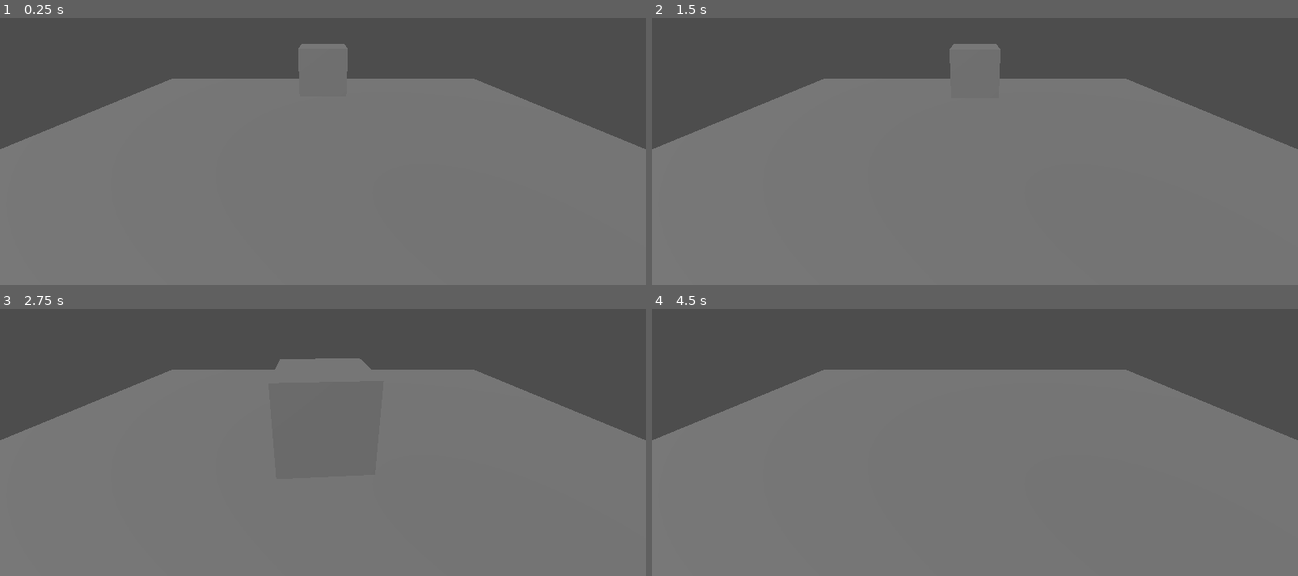
Above: before the commit, frames 1-4 (two rows, left to right).
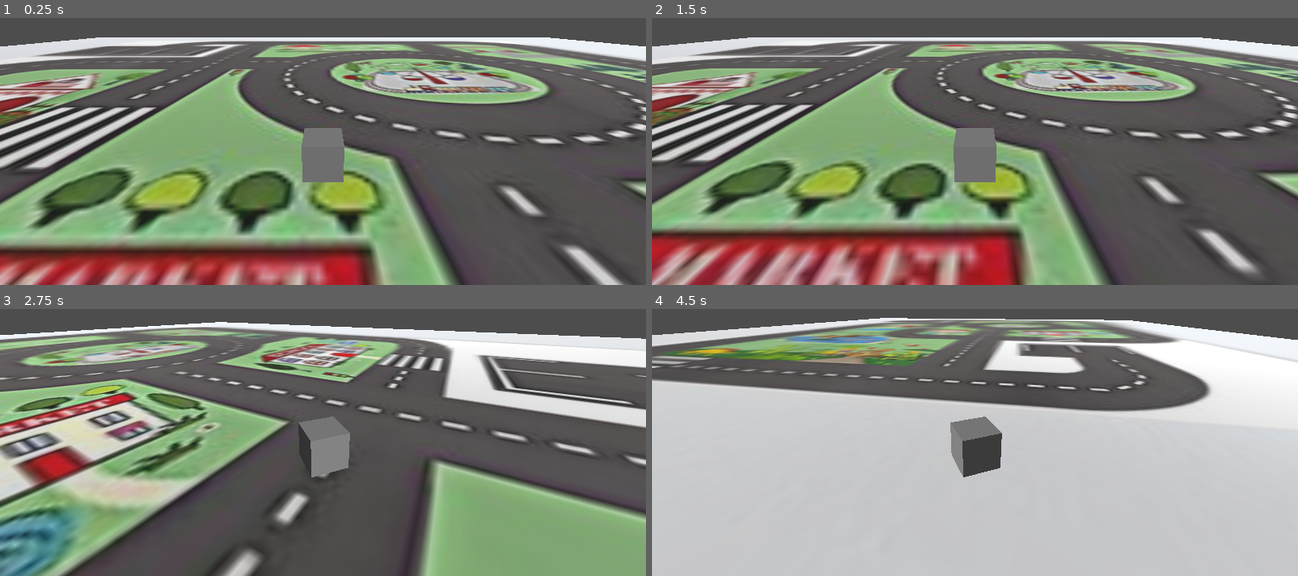
Above: after the commit, the same moments.

Repository: NatsuPotato/Car-Simulator-Godot
Game: Godot game, scene res://test_scene.tscn
The game is run twice, just before and just after one commit, with the same random seed, the same clock (stepped at 60 frames per second) and the same inputs.
Inputs:
- Up to frame 1 (0.25 s): no input
- Up to frame 2 (1.5 s): tap Enter (ui_accept) at 0.5, 0.77, 1.25 s; hold Right (ui_right) 0.53-1.28 s; hold Down (ui_down) from 1.28 s (still down)
- Up to frame 3 (2.75 s): tap Enter (ui_accept) at 1.52 s; release Down (ui_down) at 2.03 s; hold Right (ui_right) from 2.03 s (still down)
- Up to frame 4 (4.5 s): release Right (ui_right) at 2.78 s; hold Up (ui_up) 2.78-3.53 s; tap Enter (ui_accept) at 3.02, 3.77 s; hold Left (ui_left) from 3.53 s (still down)

The runs differ from the first frame. In frame 1, 80% of the frame differs, in the area x 0-100%, y 7-100%; in frame 2, 80%; in frame 3, 82%; in frame 4, 87%, in the area x 0-100%, y 3-100%.

Commit message:
Add CameraMount, update Car

Diff:
--- /dev/null
+++ b/camera_mount.gd
@@ -0,0 +1,19 @@
+extends Node3D
+
+const FOLLOW_SPEED = 2
+
+var target
+
+func _ready() -> void:
+	target = get_node(get_meta("target"))
+
+func _process(delta: float) -> void:
+
+	# stay fixed to position of target
+	position = target.position
+
+	# lerp to rotation of target
+	var current_rot = transform.basis.get_rotation_quaternion()
+	var target_rot = Quaternion(Vector3(0, 1, 0), target.rotation.y)
+
+	rotation = current_rot.slerp(target_rot, delta * FOLLOW_SPEED).get_euler()
--- a/car.gd
+++ b/car.gd
@@ -1,23 +1,32 @@
 extends CharacterBody3D
 
-const TURN_SPEED = 0.12
-const SPEED = 8.0
-const SLIPPERINESS = 0.01
+const TURN_SPEED = 0.08
+const MAX_SPEED = 20.0
+const TRACTION = 0.3 # traction affects acceleration and drift
 
-# a car has a global 2D move vector.
-# when you accelerate, you add the forward vector * acceleration to the move vector.
-# when you turn, the car turns at a rate proportional to the magnitude of the move vector.
-# the drag on the move vector is proportional to the dot product between the forward vector and the move vector.
-
+# should probably remember to use delta in calculations
 func _physics_process(delta: float) -> void:
 
 	var input_dir := Input.get_vector("ui_left", "ui_right", "ui_up", "ui_down")
 
-	rotation.y -= input_dir.x * velocity.length() * TURN_SPEED / SPEED
+	# when you turn, the car turns at a rate proportional to the magnitude of the move vector
+	rotation.y -= input_dir.x * velocity.length() * TURN_SPEED / MAX_SPEED
 
-	velocity = lerp(velocity, Vector3(0, 0, input_dir.y).rotated(up_direction, rotation.y) * SPEED, SLIPPERINESS)
+	# when you accelerate, you add the forward vector * acceleration to the move vector
+	velocity += Vector3(0, 0, input_dir.y).rotated(up_direction, rotation.y) * TRACTION
+
+	# cap the speed
+	if (velocity.length() > MAX_SPEED):
+		velocity = velocity.normalized() * MAX_SPEED
+
+	# the drag on the move vector is proportional to the dot product between the forward vector and the move vector
+	# unimplemented
 
 	move_and_slide()
+
+
+
+
 
 	## Add the gravity.
 	#if not is_on_floor():
--- a/test_scene.tscn
+++ b/test_scene.tscn
@@ -1,6 +1,8 @@
-[gd_scene load_steps=6 format=3 uid="uid://c4jk7dvqhjn75"]
+[gd_scene load_steps=9 format=3 uid="uid://c4jk7dvqhjn75"]
 
 [ext_resource type="Script" path="res://car.gd" id="1_rxlnc"]
+[ext_resource type="Texture2D" uid="uid://bb0k54qs6qmld" path="res://racetrack.jpg" id="2_phudw"]
+[ext_resource type="Script" path="res://camera_mount.gd" id="3_p2ulv"]
 
 [sub_resource type="BoxShape3D" id="BoxShape3D_kcubh"]
 
@@ -9,19 +11,23 @@
 [sub_resource type="WorldBoundaryShape3D" id="WorldBoundaryShape3D_x8tor"]
 
 [sub_resource type="QuadMesh" id="QuadMesh_dsqxs"]
-size = Vector2(20, 20)
+size = Vector2(100, 100)
 orientation = 1
+
+[sub_resource type="StandardMaterial3D" id="StandardMaterial3D_kv3p5"]
+albedo_texture = ExtResource("2_phudw")
 
 [node name="Root" type="Node3D"]
 
 [node name="Car" type="CharacterBody3D" parent="."]
+slide_on_ceiling = false
 script = ExtResource("1_rxlnc")
 
 [node name="CollisionShape3D" type="CollisionShape3D" parent="Car"]
 shape = SubResource("BoxShape3D_kcubh")
 
 [node name="MeshInstance3D" type="MeshInstance3D" parent="Car"]
-transform = Transform3D(1, 0, 0, 0, 1, 0, 0, 0, 1, 0, 2.25266, 0)
+transform = Transform3D(1, 0, 0, 0, 1, 0, 0, 0, 1, 0, 0.521584, 0)
 mesh = SubResource("BoxMesh_gc6um")
 
 [node name="Floor" type="StaticBody3D" parent="."]
@@ -31,9 +37,14 @@
 
 [node name="MeshInstance3D" type="MeshInstance3D" parent="Floor"]
 mesh = SubResource("QuadMesh_dsqxs")
+surface_material_override/0 = SubResource("StandardMaterial3D_kv3p5")
 
-[node name="Camera3D" type="Camera3D" parent="."]
+[node name="Sun" type="DirectionalLight3D" parent="."]
+transform = Transform3D(0.681947, 0.449803, -0.576737, 0, 0.788537, 0.614987, 0.731402, -0.419389, 0.537741, 0, 4.74978, 0)
+
+[node name="CameraMount" type="Node3D" parent="."]
+script = ExtResource("3_p2ulv")
+metadata/target = NodePath("../Car")
+
+[node name="Camera3D" type="Camera3D" parent="CameraMount"]
 transform = Transform3D(1, 0, 0, 0, 0.939052, 0.343774, 0, -0.343774, 0.939052, 0, 3.85583, 5.30509)
-
-[node name="DirectionalLight3D" type="DirectionalLight3D" parent="."]
-transform = Transform3D(0.681947, 0.449803, -0.576737, 0, 0.788537, 0.614987, 0.731402, -0.419389, 0.537741, 0, 4.74978, 0)
Binary file added: racetrack.jpg
Not shown, added: racetrack.jpg.import
